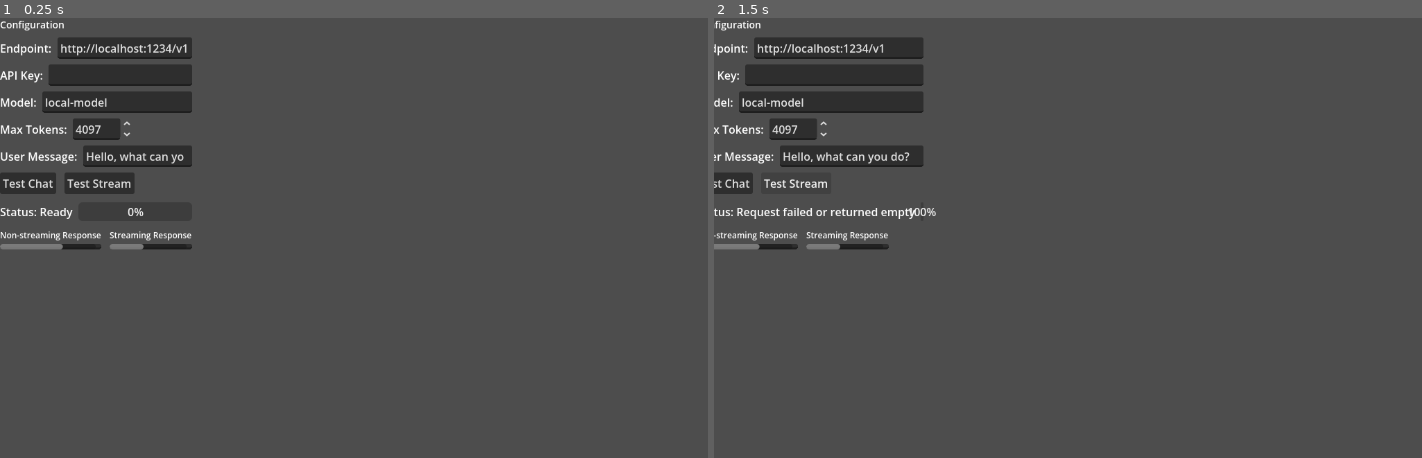
Above: before the commit, frames 1-2 (left to right).
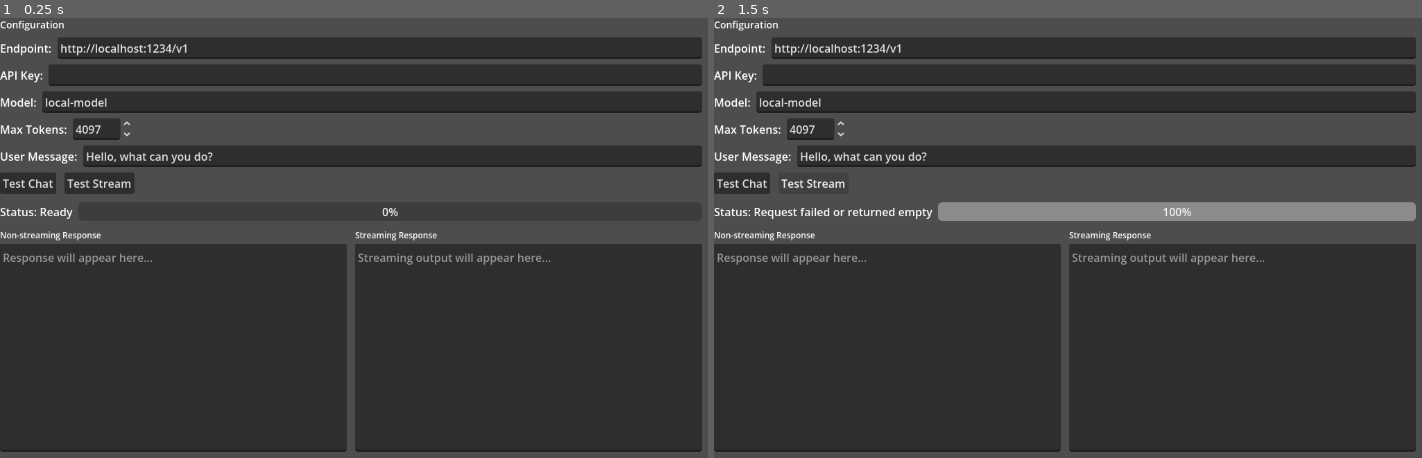
Above: after the commit, the same moments.

Repository: deneuxj/godot-ai
Game: Godot game, scene res://test_openai_client.tscn
The game is run twice, just before and just after one commit, with the same random seed, the same clock (stepped at 60 frames per second) and the same inputs. The project has no main scene, so this scene is started directly.
Inputs:
- Up to frame 1 (0.25 s): no input
- Up to frame 2 (1.5 s): click "Test Chat" at 0.5 s; click "Test Stream" at 1.25 s

The runs differ from the first frame. In frame 1, 60% of the frame differs, in the area x 0-100%, y 4-99%; in frame 2, 65%, in the area x 0-100%, y 0-99%.

Commit message:
Minor fixes (layout, endpoint URL) to OpenAI client test

Diff:
--- a/project/test_openai_client.tscn
+++ b/project/test_openai_client.tscn
@@ -14,8 +14,8 @@
 anchors_preset = 15
 anchor_right = 1.0
 anchor_bottom = 1.0
-offset_right = 277.0
-offset_bottom = 334.0
+offset_right = 1012.0
+offset_bottom = 626.0
 grow_horizontal = 2
 grow_vertical = 2
 theme_override_constants/separation = 12
@@ -41,7 +41,7 @@
 [node name="Endpoint" type="LineEdit" parent="UI/MainVBox/ConfigVBox/EndpointRow" unique_id=100007]
 layout_mode = 2
 size_flags_horizontal = 3
-text = "http://localhost:1234/v1"
+text = "http://localhost:1234"
 
 [node name="ApiKeyRow" type="HBoxContainer" parent="UI/MainVBox/ConfigVBox" unique_id=100008]
 layout_mode = 2
@@ -141,6 +141,7 @@
 text = "Non-streaming Response"
 
 [node name="Response" type="TextEdit" parent="UI/MainVBox/OutputContainer/ResponseVBox" unique_id=100030]
+custom_minimum_size = Vector2(500, 300)
 layout_mode = 2
 size_flags_horizontal = 3
 size_flags_vertical = 3
@@ -156,6 +157,7 @@
 text = "Streaming Response"
 
 [node name="StreamingResponse" type="TextEdit" parent="UI/MainVBox/OutputContainer/StreamingVBox" unique_id=100034]
+custom_minimum_size = Vector2(500, 0)
 layout_mode = 2
 size_flags_horizontal = 3
 size_flags_vertical = 3
